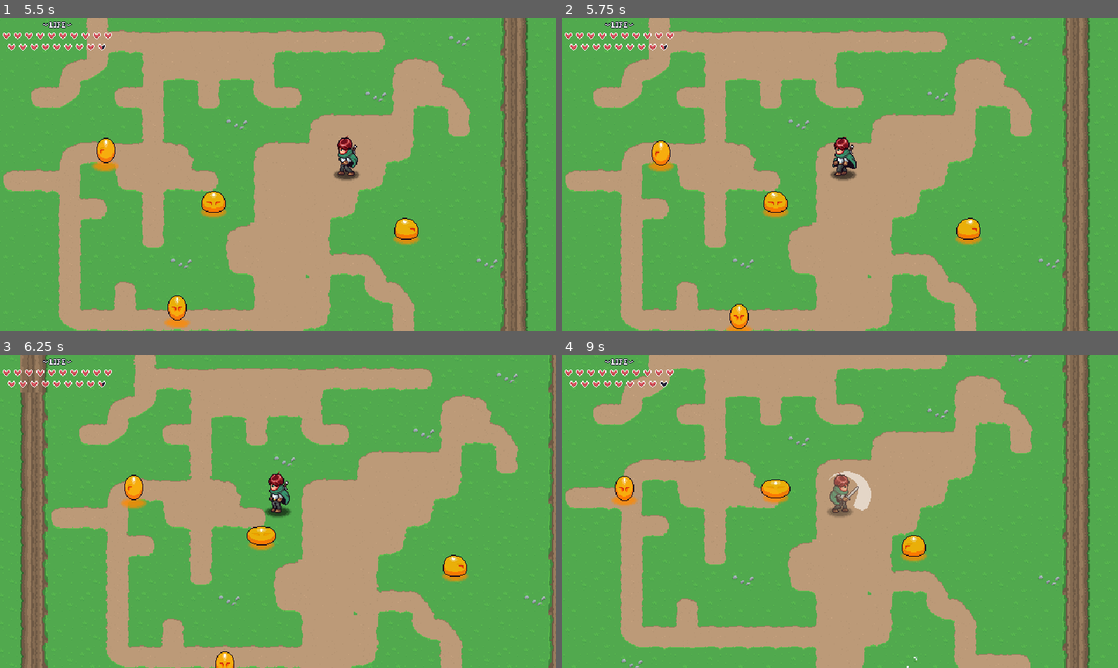
Above: before the commit, frames 1-4 (two rows, left to right).
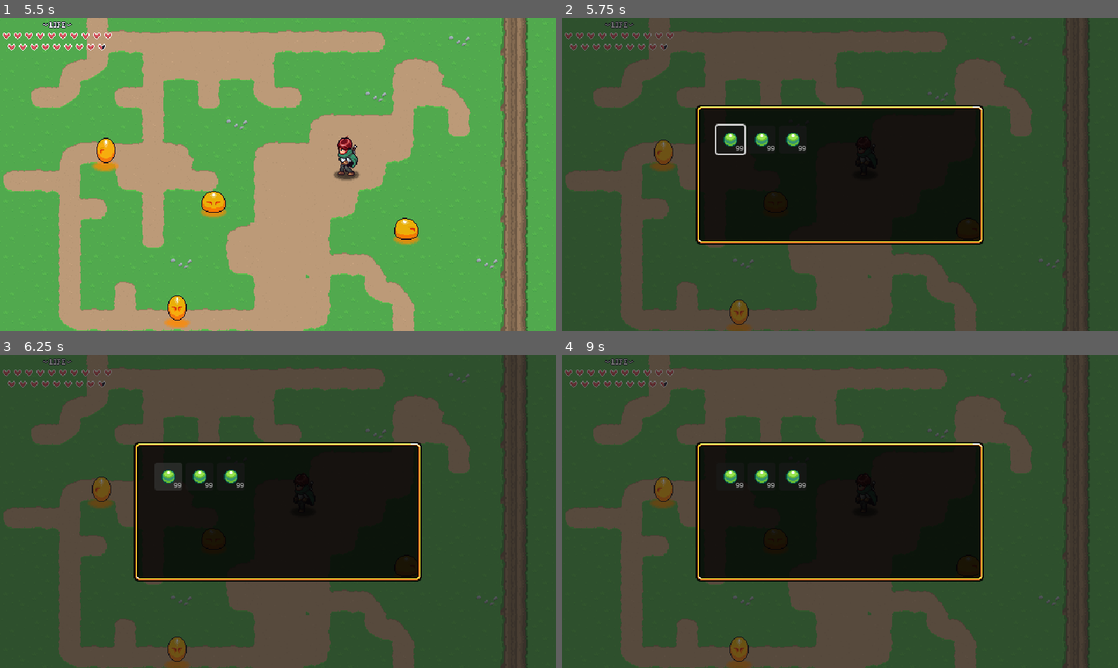
Above: after the commit, the same moments.

Repository: Father-Yang/AARPG
Game: Godot game, scene res://Levels/Area01/01.tscn
Same seed, same stepped clock (60 frames per second), same inputs: the game is played once before the commit and once after it.
Inputs (mouse positions are in pixels of both pictures, inside the frame that each line leads up to):
- Up to frame 1 (5.5 s): move the mouse to (400, 158) at 0.52 s; press the mouse at (400, 158) at 0.53 s; hold D (move_right) 0.53-1.28 s; move the mouse to (166, 190) at 1.27 s; release the mouse at (166, 190) at 1.28 s; hold S (move_down) 1.28-2.03 s; click (166, 190) at 1.35 s; move the mouse to (333, 105) at 2.02 s; press the mouse at (333, 105) at 2.03 s; hold D (move_right) 2.03-2.78 s; move the mouse to (250, 237) at 2.77 s; release the mouse at (250, 237) at 2.78 s; hold W (move_up) 2.78-3.53 s; click (250, 237) at 2.85 s; move the mouse to (444, 221) at 3.52 s; press the mouse at (444, 221) at 3.53 s; hold A (move_left) 3.53-4.25 s; tap Escape (pause) at 4.15 s; release the mouse at (444, 221) at 4.25 s; click "Save" at 4.25 s; move the mouse to (111, 127) at 5.02 s; hold A (move_left) from 5.03 s (still down); click (111, 127) at 5.1 s
- Up to frame 2 (5.75 s): keep holding A (move_left); tap I (inventory, bound only after the commit) at 5.65 s
- Up to frame 3 (6.25 s): release A (move_left) at 5.75 s; click (166, 477) at 5.75 s, where only the run after the commit has a clickable "99"
- Up to frame 4 (9 s): click (762, 477) at 6.5 s, where only the run after the commit has a clickable "99"; click (795, 477) at 7.25 s, where only the run after the commit has a clickable "99"; move the mouse to (867, 511) at 8.02 s; press the mouse at (867, 511) at 8.03 s; hold S (move_down) 8.03-8.78 s; move the mouse to (756, 433) at 8.77 s; release the mouse at (756, 433) at 8.78 s; hold D (move_right) from 8.78 s (still down); click (756, 433) at 8.85 s

Frame 1 is identical in both runs. In frame 2, 100% of the frame differs, in the area x 0-100%, y 0-100%; in frame 3, 100%; in frame 4, 100%.

Commit message:
16 基于资源的库存系统 todo

Diff:
--- /dev/null
+++ b/GUI/inventory/inventory.gd
@@ -0,0 +1,48 @@
+#tip mode=always
+#PanelContainer Styles StyleBoxTexture 选择图集Atlas
+#texture margins 14外边距
+#expand margins 10内边距
+#添加一个control节点只是为了让方向键可以控制节点内的控件
+#注意这个场景要加入到全局中进行自动加载
+extends CanvasLayer
+
+const INVENTORY_SLOT_SCENE = preload("uid://ne2kqd0uqn7a")
+
+@onready var grid_container: GridContainer = %GridContainer
+
+@export var data:InventoryData
+
+var is_paused:bool = false
+
+func _ready() -> void:
+	hide_inventory()
+
+func clear_inventory() -> void:
+	for c in grid_container.get_children():
+		c.queue_free()
+
+func update_inventory() -> void:
+	for s in data.slots:
+		var slot:= INVENTORY_SLOT_SCENE.instantiate()
+		grid_container.add_child(slot)
+	grid_container.get_child(0).grab_focus()
+
+func _unhandled_input(event: InputEvent) -> void:
+	if event.is_action_pressed("inventory"):
+		if is_paused == false:
+			show_inventory()
+		else:
+			hide_inventory()
+		get_viewport().set_input_as_handled() #阻止输入继续向上传播
+
+func show_inventory() -> void:
+	get_tree().paused = true
+	is_paused = true
+	update_inventory()
+	show()
+
+func hide_inventory() -> void:
+	get_tree().paused = false
+	is_paused = false
+	clear_inventory()
+	hide()
--- /dev/null
+++ b/GUI/inventory/inventory.tscn
@@ -0,0 +1,152 @@
+[gd_scene format=3 uid="uid://cutm0bqbp6da0"]
+
+[ext_resource type="Script" uid="uid://b02k1tpxr2m0" path="res://GUI/inventory/inventory.gd" id="1_hg1hc"]
+[ext_resource type="Script" uid="uid://c0j8slj6cqhud" path="res://GUI/inventory/inventory_data.gd" id="2_k2qkm"]
+[ext_resource type="Texture2D" uid="uid://xv7vbfodkwkx" path="res://Items/Sprites/items.png" id="2_osg7n"]
+[ext_resource type="Script" uid="uid://vkhmwhwjuvuq" path="res://GUI/inventory/slot_data.gd" id="3_a1yfp"]
+[ext_resource type="PackedScene" uid="uid://ne2kqd0uqn7a" path="res://GUI/inventory/inventory_slot.tscn" id="3_i783x"]
+[ext_resource type="Resource" uid="uid://ciy1mgc0tb6n4" path="res://Items/gem.tres" id="4_2q6l7"]
+[ext_resource type="Resource" uid="uid://dyfa32nmtu3lm" path="res://Items/stone.tres" id="5_gnftn"]
+[ext_resource type="Resource" uid="uid://b1y2o87cmew1w" path="res://Items/potion.tres" id="6_pfbs7"]
+
+[sub_resource type="Resource" id="Resource_0p14k"]
+script = ExtResource("3_a1yfp")
+item_data = ExtResource("4_2q6l7")
+quantity = 5
+metadata/_custom_type_script = "uid://vkhmwhwjuvuq"
+
+[sub_resource type="Resource" id="Resource_g8g1h"]
+script = ExtResource("3_a1yfp")
+item_data = ExtResource("5_gnftn")
+quantity = 7
+metadata/_custom_type_script = "uid://vkhmwhwjuvuq"
+
+[sub_resource type="Resource" id="Resource_ugxt1"]
+script = ExtResource("3_a1yfp")
+item_data = ExtResource("6_pfbs7")
+quantity = 66
+metadata/_custom_type_script = "uid://vkhmwhwjuvuq"
+
+[sub_resource type="Resource" id="Resource_njlwc"]
+script = ExtResource("2_k2qkm")
+slots = Array[ExtResource("3_a1yfp")]([SubResource("Resource_0p14k"), SubResource("Resource_g8g1h"), SubResource("Resource_ugxt1")])
+metadata/_custom_type_script = "uid://c0j8slj6cqhud"
+
+[sub_resource type="AtlasTexture" id="AtlasTexture_i783x"]
+atlas = ExtResource("2_osg7n")
+region = Rect2(96, 0, 32, 32)
+
+[sub_resource type="StyleBoxTexture" id="StyleBoxTexture_khxb8"]
+texture = SubResource("AtlasTexture_i783x")
+texture_margin_left = 14.0
+texture_margin_top = 14.0
+texture_margin_right = 14.0
+texture_margin_bottom = 14.0
+expand_margin_left = 10.0
+expand_margin_top = 10.0
+expand_margin_right = 10.0
+expand_margin_bottom = 10.0
+
+[node name="Inventory" type="CanvasLayer" unique_id=1202506508]
+process_mode = 3
+script = ExtResource("1_hg1hc")
+data = SubResource("Resource_njlwc")
+
+[node name="ColorRect" type="ColorRect" parent="." unique_id=1443259076]
+anchors_preset = 15
+anchor_right = 1.0
+anchor_bottom = 1.0
+grow_horizontal = 2
+grow_vertical = 2
+color = Color(0.09803922, 0.09803922, 0.09803922, 0.61960787)
+
+[node name="Control" type="Control" parent="." unique_id=233123605]
+layout_mode = 3
+anchors_preset = 15
+anchor_right = 1.0
+anchor_bottom = 1.0
+grow_horizontal = 2
+grow_vertical = 2
+
+[node name="PanelContainer" type="PanelContainer" parent="Control" unique_id=1817757408]
+layout_mode = 1
+anchors_preset = 8
+anchor_left = 0.5
+anchor_top = 0.5
+anchor_right = 0.5
+anchor_bottom = 0.5
+offset_left = -156.0
+offset_top = -70.5
+offset_right = 156.0
+offset_bottom = 70.5
+grow_horizontal = 2
+grow_vertical = 2
+theme_override_styles/panel = SubResource("StyleBoxTexture_khxb8")
+
+[node name="GridContainer" type="GridContainer" parent="Control/PanelContainer" unique_id=966911089]
+unique_name_in_owner = true
+layout_mode = 2
+columns = 8
+
+[node name="InventorySlot" parent="Control/PanelContainer/GridContainer" unique_id=1095105110 instance=ExtResource("3_i783x")]
+layout_mode = 2
+
+[node name="InventorySlot2" parent="Control/PanelContainer/GridContainer" unique_id=1272901107 instance=ExtResource("3_i783x")]
+layout_mode = 2
+
+[node name="InventorySlot3" parent="Control/PanelContainer/GridContainer" unique_id=1365177496 instance=ExtResource("3_i783x")]
+layout_mode = 2
+
+[node name="InventorySlot4" parent="Control/PanelContainer/GridContainer" unique_id=2075061180 instance=ExtResource("3_i783x")]
+layout_mode = 2
+
+[node name="InventorySlot5" parent="Control/PanelContainer/GridContainer" unique_id=1230031281 instance=ExtResource("3_i783x")]
+layout_mode = 2
+
+[node name="InventorySlot6" parent="Control/PanelContainer/GridContainer" unique_id=34152846 instance=ExtResource("3_i783x")]
+layout_mode = 2
+
+[node name="InventorySlot7" parent="Control/PanelContainer/GridContainer" unique_id=564263949 instance=ExtResource("3_i783x")]
+layout_mode = 2
+
+[node name="InventorySlot8" parent="Control/PanelContainer/GridContainer" unique_id=1052974293 instance=ExtResource("3_i783x")]
+layout_mode = 2
+
+[node name="InventorySlot9" parent="Control/PanelContainer/GridContainer" unique_id=1942632671 instance=ExtResource("3_i783x")]
+layout_mode = 2
+
+[node name="InventorySlot10" parent="Control/PanelContainer/GridContainer" unique_id=1809152988 instance=ExtResource("3_i783x")]
+layout_mode = 2
+
+[node name="InventorySlot11" parent="Control/PanelContainer/GridContainer" unique_id=82522078 instance=ExtResource("3_i783x")]
+layout_mode = 2
+
+[node name="InventorySlot12" parent="Control/PanelContainer/GridContainer" unique_id=967901760 instance=ExtResource("3_i783x")]
+layout_mode = 2
+
+[node name="InventorySlot13" parent="Control/PanelContainer/GridContainer" unique_id=1131256647 instance=ExtResource("3_i783x")]
+layout_mode = 2
+
+[node name="InventorySlot14" parent="Control/PanelContainer/GridContainer" unique_id=2040382693 instance=ExtResource("3_i783x")]
+layout_mode = 2
+
+[node name="InventorySlot15" parent="Control/PanelContainer/GridContainer" unique_id=1584070577 instance=ExtResource("3_i783x")]
+layout_mode = 2
+
+[node name="InventorySlot16" parent="Control/PanelContainer/GridContainer" unique_id=468402303 instance=ExtResource("3_i783x")]
+layout_mode = 2
+
+[node name="InventorySlot17" parent="Control/PanelContainer/GridContainer" unique_id=933944555 instance=ExtResource("3_i783x")]
+layout_mode = 2
+
+[node name="InventorySlot18" parent="Control/PanelContainer/GridContainer" unique_id=358994257 instance=ExtResource("3_i783x")]
+layout_mode = 2
+
+[node name="InventorySlot19" parent="Control/PanelContainer/GridContainer" unique_id=269395471 instance=ExtResource("3_i783x")]
+layout_mode = 2
+
+[node name="InventorySlot20" parent="Control/PanelContainer/GridContainer" unique_id=1915716034 instance=ExtResource("3_i783x")]
+layout_mode = 2
+
+[node name="InventorySlot21" parent="Control/PanelContainer/GridContainer" unique_id=1155959690 instance=ExtResource("3_i783x")]
+layout_mode = 2
--- /dev/null
+++ b/GUI/inventory/inventory_data.gd
@@ -0,0 +1,4 @@
+extends Resource
+class_name InventoryData #库存数据
+
+@export var slots:Array[SlotData]
--- /dev/null
+++ b/GUI/inventory/inventory_slot.tscn
@@ -0,0 +1,41 @@
+[gd_scene format=3 uid="uid://ne2kqd0uqn7a"]
+
+[ext_resource type="Texture2D" uid="uid://xv7vbfodkwkx" path="res://Items/Sprites/items.png" id="1_vdcj0"]
+
+[sub_resource type="AtlasTexture" id="AtlasTexture_ul7rj"]
+atlas = ExtResource("1_vdcj0")
+region = Rect2(0, 0, 32, 32)
+
+[sub_resource type="LabelSettings" id="LabelSettings_vdcj0"]
+font_size = 8
+font_color = Color(0.6706895, 0.6706895, 0.6706895, 1)
+
+[node name="InventorySlot" type="Button" unique_id=1095105110]
+custom_minimum_size = Vector2(32, 32)
+offset_right = 8.0
+offset_bottom = 8.0
+
+[node name="TextureRect" type="TextureRect" parent="." unique_id=321204590]
+custom_minimum_size = Vector2(32, 32)
+layout_mode = 0
+offset_right = 32.0
+offset_bottom = 32.0
+texture = SubResource("AtlasTexture_ul7rj")
+expand_mode = 1
+stretch_mode = 5
+
+[node name="Label" type="Label" parent="." unique_id=1066610680]
+layout_mode = 1
+anchors_preset = 3
+anchor_left = 1.0
+anchor_top = 1.0
+anchor_right = 1.0
+anchor_bottom = 1.0
+offset_left = -14.0
+offset_top = -12.0
+grow_horizontal = 0
+grow_vertical = 0
+theme_override_font_sizes/font_size = 8
+text = "99"
+label_settings = SubResource("LabelSettings_vdcj0")
+horizontal_alignment = 2
--- /dev/null
+++ b/GUI/inventory/slot_data.gd
@@ -0,0 +1,5 @@
+extends Resource
+class_name SlotData
+
+@export var item_data:ItemData
+@export var quantity:int  #物品数量
--- /dev/null
+++ b/GUI/pause_meun/inventory.tscn
@@ -0,0 +1,54 @@
+[gd_scene format=3 uid="uid://c37jiuoie0ocm"]
+
+[ext_resource type="Script" uid="uid://bvig7pc405ye1" path="res://GUI/pause_meun/pause_menu.gd" id="1_d0uss"]
+
+[sub_resource type="LabelSettings" id="LabelSettings_tv51a"]
+font_color = Color(0.44313726, 0.44313726, 0.44313726, 1)
+
+[node name="PauseMeun" type="CanvasLayer" unique_id=1202506508]
+process_mode = 3
+script = ExtResource("1_d0uss")
+
+[node name="ColorRect" type="ColorRect" parent="." unique_id=1443259076]
+anchors_preset = 15
+anchor_right = 1.0
+anchor_bottom = 1.0
+grow_horizontal = 2
+grow_vertical = 2
+color = Color(0.09803922, 0.09803922, 0.09803922, 0.61960787)
+
+[node name="VBoxContainer" type="VBoxContainer" parent="." unique_id=38558662]
+anchors_preset = 8
+anchor_left = 0.5
+anchor_top = 0.5
+anchor_right = 0.5
+anchor_bottom = 0.5
+offset_left = -57.5
+offset_top = -33.0
+offset_right = 57.5
+offset_bottom = 33.0
+grow_horizontal = 2
+grow_vertical = 2
+
+[node name="SaveButton" type="Button" parent="VBoxContainer" unique_id=769121398]
+layout_mode = 2
+text = "Save"
+
+[node name="LoadButton" type="Button" parent="VBoxContainer" unique_id=881225710]
+layout_mode = 2
+text = "Load"
+
+[node name="Label" type="Label" parent="." unique_id=1426870846]
+anchors_preset = 8
+anchor_left = 0.5
+anchor_top = 0.5
+anchor_right = 0.5
+anchor_bottom = 0.5
+offset_left = -33.5
+offset_top = -65.5
+offset_right = 33.5
+offset_bottom = -42.5
+grow_horizontal = 2
+grow_vertical = 2
+text = "[paused]"
+label_settings = SubResource("LabelSettings_tv51a")
--- /dev/null
+++ b/Items/Scripts/item_data.gd
@@ -0,0 +1,6 @@
+extends Resource
+class_name ItemData
+
+@export var name:String = ""
+@export_multiline var description:String = ""
+@export var texture:Texture2D
--- /dev/null
+++ b/Items/gem.tres
@@ -0,0 +1,15 @@
+[gd_resource type="Resource" script_class="ItemData" format=3 uid="uid://ciy1mgc0tb6n4"]
+
+[ext_resource type="Script" uid="uid://dk26mo3s51sr3" path="res://Items/Scripts/item_data.gd" id="1_kvxp5"]
+[ext_resource type="Texture2D" uid="uid://xv7vbfodkwkx" path="res://Items/Sprites/items.png" id="2_yq8b3"]
+
+[sub_resource type="AtlasTexture" id="AtlasTexture_gqhqt"]
+atlas = ExtResource("2_yq8b3")
+region = Rect2(0, 0, 32, 32)
+
+[resource]
+script = ExtResource("1_kvxp5")
+name = "Gem"
+description = "完美的绿色宝石"
+texture = SubResource("AtlasTexture_gqhqt")
+metadata/_custom_type_script = "uid://dk26mo3s51sr3"
--- /dev/null
+++ b/Items/potion.tres
@@ -0,0 +1,15 @@
+[gd_resource type="Resource" script_class="ItemData" format=3 uid="uid://b1y2o87cmew1w"]
+
+[ext_resource type="Script" uid="uid://dk26mo3s51sr3" path="res://Items/Scripts/item_data.gd" id="1_hw0jr"]
+[ext_resource type="Texture2D" uid="uid://xv7vbfodkwkx" path="res://Items/Sprites/items.png" id="2_5vqjr"]
+
+[sub_resource type="AtlasTexture" id="AtlasTexture_t8xv6"]
+atlas = ExtResource("2_5vqjr")
+region = Rect2(32, 0, 32, 32)
+
+[resource]
+script = ExtResource("1_hw0jr")
+name = "Potion"
+description = "红色的药水可以恢复生命"
+texture = SubResource("AtlasTexture_t8xv6")
+metadata/_custom_type_script = "uid://dk26mo3s51sr3"
--- /dev/null
+++ b/Items/stone.tres
@@ -0,0 +1,15 @@
+[gd_resource type="Resource" script_class="ItemData" format=3 uid="uid://dyfa32nmtu3lm"]
+
+[ext_resource type="Script" uid="uid://dk26mo3s51sr3" path="res://Items/Scripts/item_data.gd" id="1_mndqm"]
+[ext_resource type="Texture2D" uid="uid://xv7vbfodkwkx" path="res://Items/Sprites/items.png" id="2_6sq6v"]
+
+[sub_resource type="AtlasTexture" id="AtlasTexture_6sq6v"]
+atlas = ExtResource("2_6sq6v")
+region = Rect2(0, 0, 256, 32)
+
+[resource]
+script = ExtResource("1_mndqm")
+name = "Stone"
+description = "普通的石头"
+texture = SubResource("AtlasTexture_6sq6v")
+metadata/_custom_type_script = "uid://dk26mo3s51sr3"
--- a/project.godot
+++ b/project.godot
@@ -23,6 +23,7 @@
 SceneTransition="*uid://7w1w31cn2vqa"
 GlobalSaveManager="*uid://o625n35emdh0"
 PauseMenu="*uid://bjbmaxsa7qmsf"
+Inventory="*uid://cutm0bqbp6da0"
 
 [display]
 
@@ -65,6 +66,11 @@
 "events": [Object(InputEventKey,"resource_local_to_scene":false,"resource_name":"","device":-1,"window_id":0,"alt_press …(195 unchanged characters)…
 ]
 }
+inventory={
+"deadzone": 0.2,
+"events": [Object(InputEventKey,"resource_local_to_scene":false,"resource_name":"","device":-1,"window_id":0,"alt_pressed":false,"shift_pressed":false,"ctrl_pressed":false,"meta_pressed":false,"pressed":false,"keycode":0,"physical_keycode":73,"key_label":0,"unicode":105,"location":0,"echo":false,"script":null)
+]
+}
 
 [layer_names]
 
Not shown, added: GUI/inventory/inventory.gd.uid
Not shown, added: GUI/inventory/inventory_data.gd.uid
Not shown, added: GUI/inventory/slot_data.gd.uid
Not shown, added: Items/Scripts/item_data.gd.uid
Binary file added: Items/Sprites/items.png
Not shown, added: Items/Sprites/items.png.import
